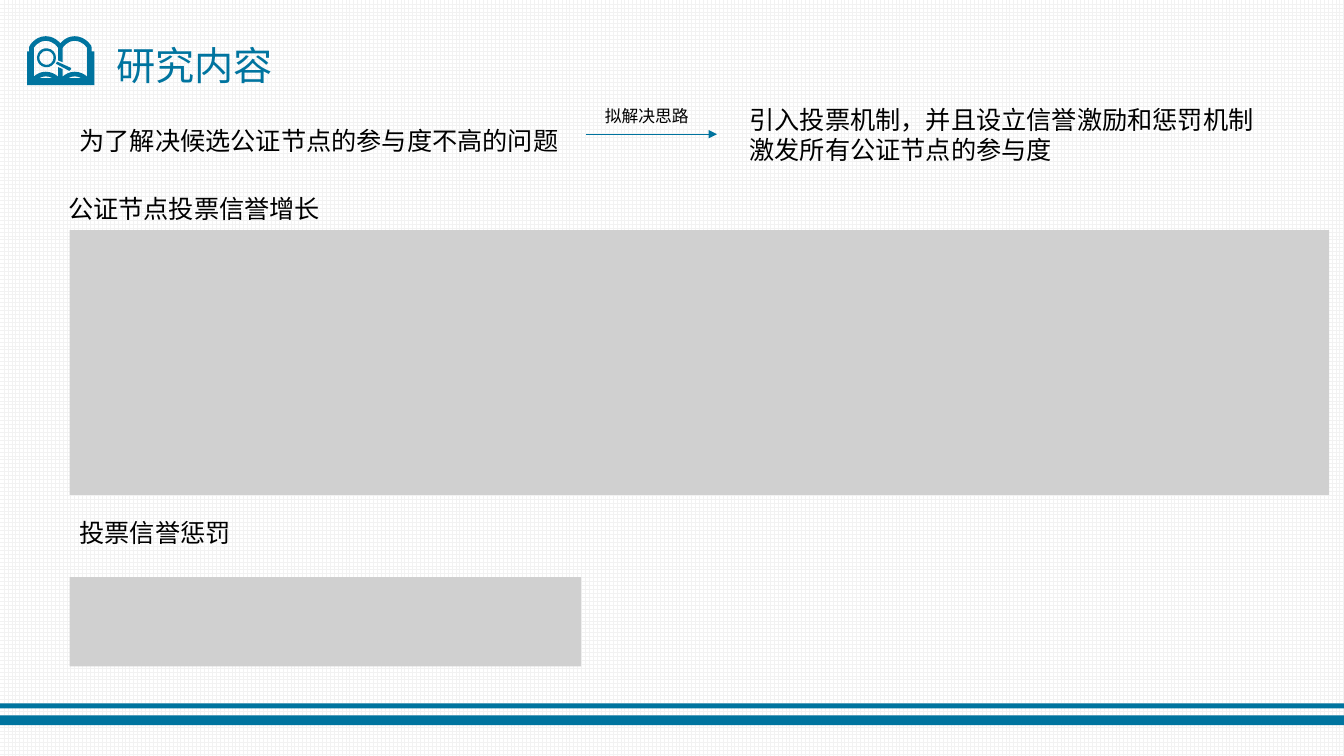
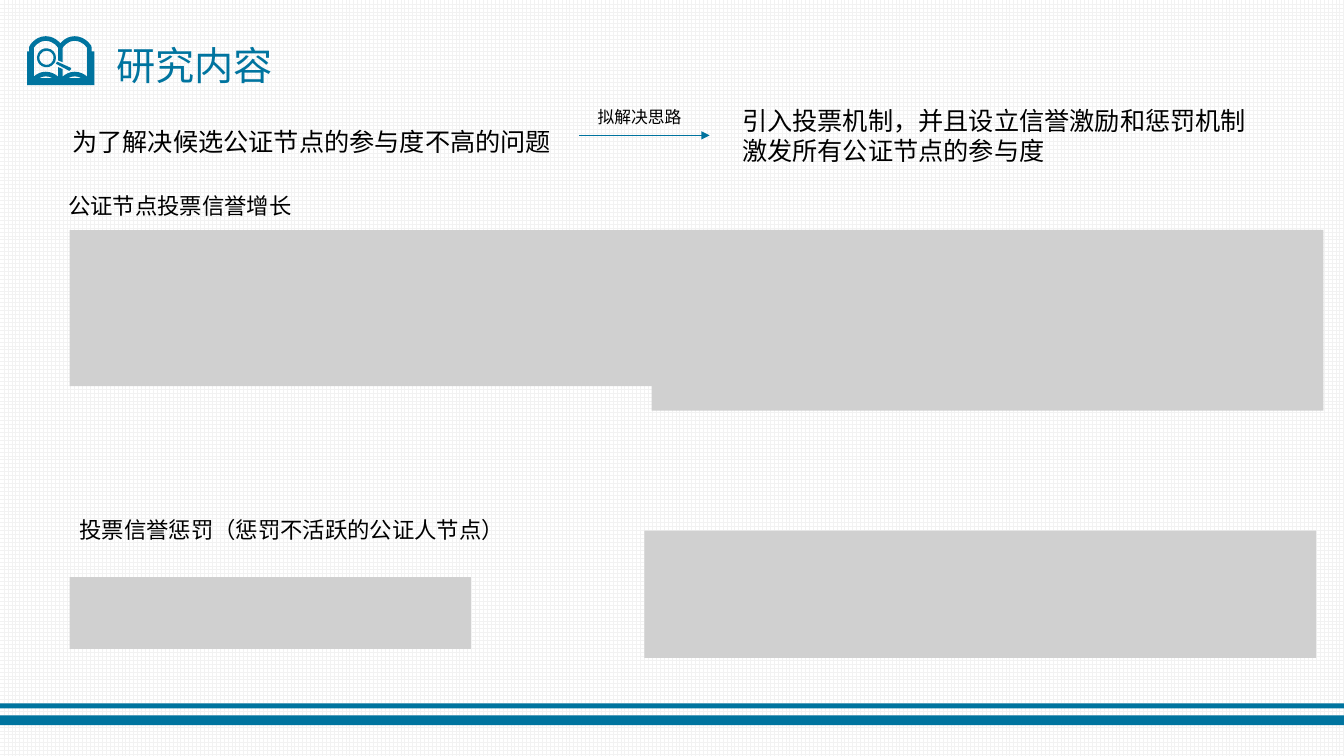
Before and after one commit to jiangquanli-0304/notary, a slide deck: slide 19 of 开题报告.pptx. Drawn at 1344x756 pixels with LibreOffice and Linux fonts; fonts in the diff are those of the drawing; grey boxes stand for pictures. Boxes give left, top, right and bottom in pixels: in the first picture for what was removed or moved away, otherwise in the second. Text is boxed around its words. In the diff, an @@ line names an element or a change of style, - is before the commit and + after.

Commit message:
完善公式

```diff
--- a/开题报告.pptx
+++ b/开题报告.pptx
@@ text "引入投票机制，并且设立信誉激励和惩罚机制": place and size @@
-text "引入投票机制，并且设立信誉激励和惩罚机制" at bbox=[749, 107, 1253, 161]
+text "引入投票机制，并且设立信誉激励和惩罚机制" at bbox=[742, 108, 1246, 162]
@@ 2 texts, 1 arrow: place and size @@
-2 texts, 1 arrow at bbox=[79, 108, 717, 152]
+2 texts, 1 arrow at bbox=[72, 109, 710, 153]
@@ text "公证节点投票信誉增长" at bbox=[68, 195, 291, 216]: size 18 to 16 pt @@
@@ picture: place and size @@
-picture at bbox=[70, 230, 1329, 495]
+picture at bbox=[70, 230, 673, 386]
@@ picture added at bbox=[651, 230, 1324, 410] @@
@@ text at bbox=[79, 519, 503, 540]: text changed; size 18 to 16 pt @@
-投票信誉惩罚
+投票信誉惩罚（惩罚不活跃的公证人节点）
@@ picture added at bbox=[644, 531, 1317, 658] @@
@@ picture: place and size @@
-picture at bbox=[70, 577, 581, 666]
+picture at bbox=[70, 577, 471, 648]
```
